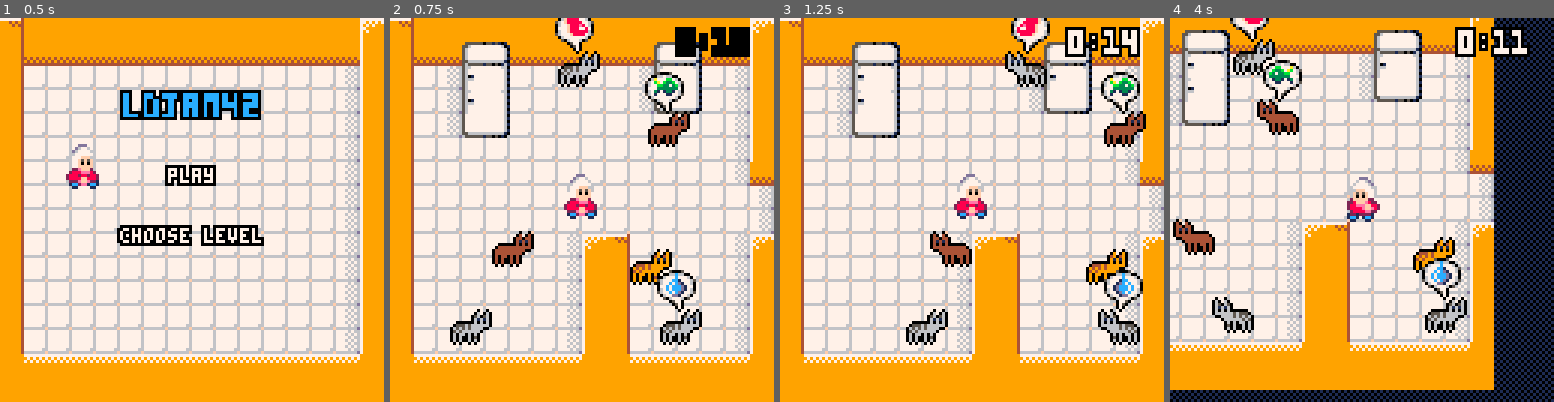
Above: before the commit, frames 1-4 (left to right).
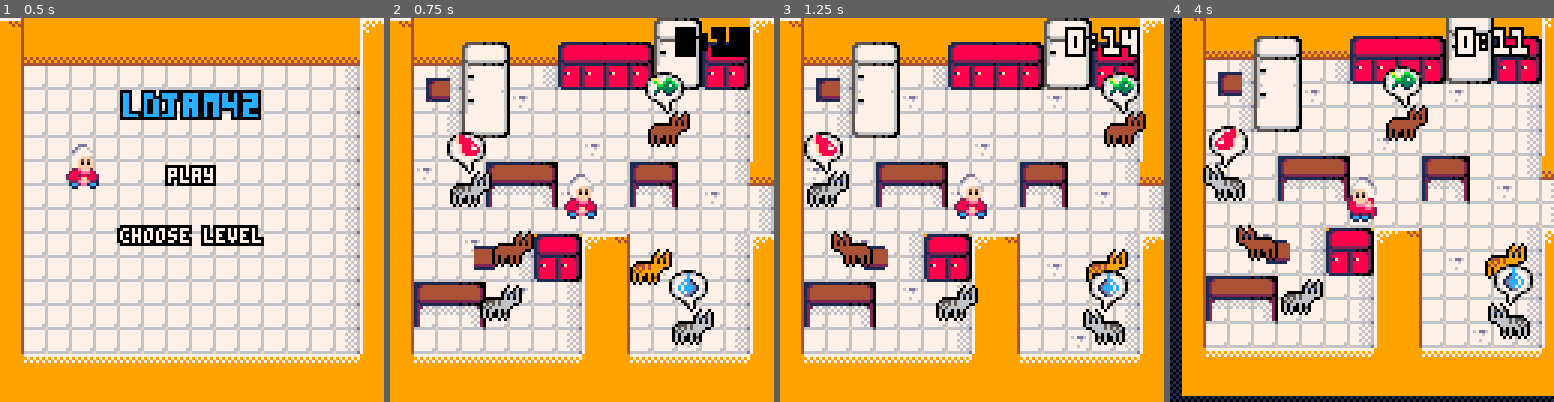
Above: after the commit, the same moments.

Repository: escargames/Cat-Lady-Simulator
Game: PICO-8 cartridge catlady.p8
The game is run twice, just before and just after one commit, with the same random seed, the same clock (stepped at 60 frames per second) and the same inputs.
Inputs:
- Up to frame 1 (0.5 s): no input
- Up to frame 2 (0.75 s): tap O (Z key) at 0.7 s
- Up to frame 3 (1.25 s): no input
- Up to frame 4 (4 s): hold Right 1.6-2.1 s; tap O (Z key) every 0.4 s from 1.7 to 3.7 s; hold Up 2.15-2.42 s; hold Right 2.47-3.03 s; hold Left 3.08-3.58 s; hold Down 3.63-3.97 s

Frame 1 is identical in both runs. In frame 2, 17% of the frame differs, in the area x 6-94%, y 0-86%; in frame 3, 18%; in frame 4, 63%, in the area x 0-100%, y 0-99%.

Commit message:
Add tables and cupboards and stained floor tiles.

Diff:
--- a/catlady.p8
+++ b/catlady.p8
@@ -144,14 +144,14 @@
 function begin_play()
     level = 1
     player = {x = 64, y = 64, dir = false, spd = 2, bob = 0, walk = 0}
-    cats = { {x = 62, y = 20, color = 1, dir = false, spd = 1.5, want = 0},
+    cats = { {x = 26, y = 60, color = 1, dir = false, spd = 1.5, want = 0},
              {x = 92, y = 40, color = 2, dir = false, spd = 1.5, want = 1},
              {x = 86, y = 86, color = 3, dir = false, spd = 1.5},
              {x = 40, y = 80, color = 2, dir = false, spd = 1.5},
-             {x = 26, y = 106, color = 1, dir = false, spd = 1.5},
-             {x = 96, y = 106, color = 1, dir = false, spd = 1.5, want = 2}}
-    bowls = { { cx = 5, cy = 4, color = 0 },
-              { cx = 2, cy = 10, color = 1 }}
+             {x = 36, y = 98, color = 1, dir = false, spd = 1.5},
+             {x = 100, y = 106, color = 1, dir = false, spd = 1.5, want = 2}}
+    bowls = { { cx = 1.5, cy = 2.5, color = 0 },
+              { cx = 3.5, cy = 9.5, color = 1 }}
     min=0
     sec=15
 end
@@ -274,7 +274,9 @@
 end
 
 function draw_world()
+    palt(0, false)
     map(0,0,0,0,128,64)
+    palt(0, true)
     foreach(bowls, function(b)
         spr(23 + b.color, b.cx * 8, b.cy * 8)
     end)
@@ -484,22 +486,22 @@
 
 
 __gff__
-0001010000010101010100000000000000000101000000000000000000000000000001010000000000000000000000000000010100000000000000000000000000000000000000000000000000000000000000000000000000000000000000000000000000000000000000000000000000000000000000000000000000000000
+0001010000010101010100000000000000000101010101010101000000000000000001010101010100010000000000000000010101010000000000000000000000000000000000000000000000000000000000000000000000000000000000000000000000000000000000000000000000000000000000000000000000000000
 0000000000000000000000000000000000000000000000000000000000000000000000000000000000000000000000000000000000000000000000000000000000000000000000000000000000000000000000000000000000000000000000000000000000000000000000000000000000000000000000000000000000000000
 __map__
-0608080808080808080808080808080500000000000000000000000000000000000000000000000000000000000000000000000000000000000000000000000000000000000000000000000000000000000000000000000000000000000000000000000000000000000000000000000000000000000000000000000000000000
-0207071213070707070707121307070100000000000000000000000000000000000000000000000000000000000000000000000000000000000000000000000000000000000000000000000000000000000000000000000000000000000000000000000000000000000000000000000000000000000000000000000000000000
-0203042223030303030304222303040100000000000000000000000000000000000000000000000000000000000000000000000000000000000000000000000000000000000000000000000000000000000000000000000000000000000000000000000000000000000000000000000000000000000000000000000000000000
-0203042223030303030304323303040100000000000000000000000000000000000000000000000000000000000000000000000000000000000000000000000000000000000000000000000000000000000000000000000000000000000000000000000000000000000000000000000000000000000000000000000000000000
+0608080808080808080808121308080500000000000000000000000000000000000000000000000000000000000000000000000000000000000000000000000000000000000000000000000000000000000000000000000000000000000000000000000000000000000000000000000000000000000000000000000000000000
+0207071213070714151516222314160100000000000000000000000000000000000000000000000000000000000000000000000000000000000000000000000000000000000000000000000000000000000000000000000000000000000000000000000000000000000000000000000000000000000000000000000000000000
+0203042223030424252526323324260100000000000000000000000000000000000000000000000000000000000000000000000000000000000000000000000000000000000000000000000000000000000000000000000000000000000000000000000000000000000000000000000000000000000000000000000000000000
+02030422230a03030303030a0303040100000000000000000000000000000000000000000000000000000000000000000000000000000000000000000000000000000000000000000000000000000000000000000000000000000000000000000000000000000000000000000000000000000000000000000000000000000000
 0203043233030303030303030303040100000000000000000000000000000000000000000000000000000000000000000000000000000000000000000000000000000000000000000000000000000000000000000000000000000000000000000000000000000000000000000000000000000000000000000000000000000000
-0203030303030303030303030303040100000000000000000000000000000000000000000000000000000000000000000000000000000000000000000000000000000000000000000000000000000000000000000000000000000000000000000000000000000000000000000000000000000000000000000000000000000000
-0203030303030303030303030303040700000000000000000000000000000000000000000000000000000000000000000000000000000000000000000000000000000000000000000000000000000000000000000000000000000000000000000000000000000000000000000000000000000000000000000000000000000000
+02030303030303030a0303030303040100000000000000000000000000000000000000000000000000000000000000000000000000000000000000000000000000000000000000000000000000000000000000000000000000000000000000000000000000000000000000000000000000000000000000000000000000000000
+020a030317181903030317190303040700000000000000000000000000000000000000000000000000000000000000000000000000000000000000000000000000000000000000000000000000000000000000000000000000000000000000000000000000000000000000000000000000000000000000000000000000000000
+020303032728290a03032729030a030400000000000000000000000000000000000000000000000000000000000000000000000000000000000000000000000000000000000000000000000000000000000000000000000000000000000000000000000000000000000000000000000000000000000000000000000000000000
 0203030303030303030303030303030400000000000000000000000000000000000000000000000000000000000000000000000000000000000000000000000000000000000000000000000000000000000000000000000000000000000000000000000000000000000000000000000000000000000000000000000000000000
-0203030303030303030303030303030400000000000000000000000000000000000000000000000000000000000000000000000000000000000000000000000000000000000000000000000000000000000000000000000000000000000000000000000000000000000000000000000000000000000000000000000000000000
-0203030303030304050603030303040500000000000000000000000000000000000000000000000000000000000000000000000000000000000000000000000000000000000000000000000000000000000000000000000000000000000000000000000000000000000000000000000000000000000000000000000000000000
-0203030303030304010203030303040100000000000000000000000000000000000000000000000000000000000000000000000000000000000000000000000000000000000000000000000000000000000000000000000000000000000000000000000000000000000000000000000000000000000000000000000000000000
-0203030303030304010203030303040100000000000000000000000000000000000000000000000000000000000000000000000000000000000000000000000000000000000000000000000000000000000000000000000000000000000000000000000000000000000000000000000000000000000000000000000000000000
-0203030303030304010203030303040100000000000000000000000000000000000000000000000000000000000000000000000000000000000000000000000000000000000000000000000000000000000000000000000000000000000000000000000000000000000000000000000000000000000000000000000000000000
-0203030303030304010203030303040100000000000000000000000000000000000000000000000000000000000000000000000000000000000000000000000000000000000000000000000000000000000000000000000000000000000000000000000000000000000000000000000000000000000000000000000000000000
+0203030a03041416050603030303040500000000000000000000000000000000000000000000000000000000000000000000000000000000000000000000000000000000000000000000000000000000000000000000000000000000000000000000000000000000000000000000000000000000000000000000000000000000
+02030303030424260102030a0303040100000000000000000000000000000000000000000000000000000000000000000000000000000000000000000000000000000000000000000000000000000000000000000000000000000000000000000000000000000000000000000000000000000000000000000000000000000000
+02171819030a0304010203030303040100000000000000000000000000000000000000000000000000000000000000000000000000000000000000000000000000000000000000000000000000000000000000000000000000000000000000000000000000000000000000000000000000000000000000000000000000000000
+0227282903030304010203030303040100000000000000000000000000000000000000000000000000000000000000000000000000000000000000000000000000000000000000000000000000000000000000000000000000000000000000000000000000000000000000000000000000000000000000000000000000000000
+0203030303030304010203030a03040100000000000000000000000000000000000000000000000000000000000000000000000000000000000000000000000000000000000000000000000000000000000000000000000000000000000000000000000000000000000000000000000000000000000000000000000000000000
 0809090909090909080809090909090800000000000000000000000000000000000000000000000000000000000000000000000000000000000000000000000000000000000000000000000000000000000000000000000000000000000000000000000000000000000000000000000000000000000000000000000000000000
 0808080808080808080808080808080800000000000000000000000000000000000000000000000000000000000000000000000000000000000000000000000000000000000000000000000000000000000000000000000000000000000000000000000000000000000000000000000000000000000000000000000000000000
Not shown, changed: 32 lines of the sprite sheet (__gfx__) section of catlady.p8
